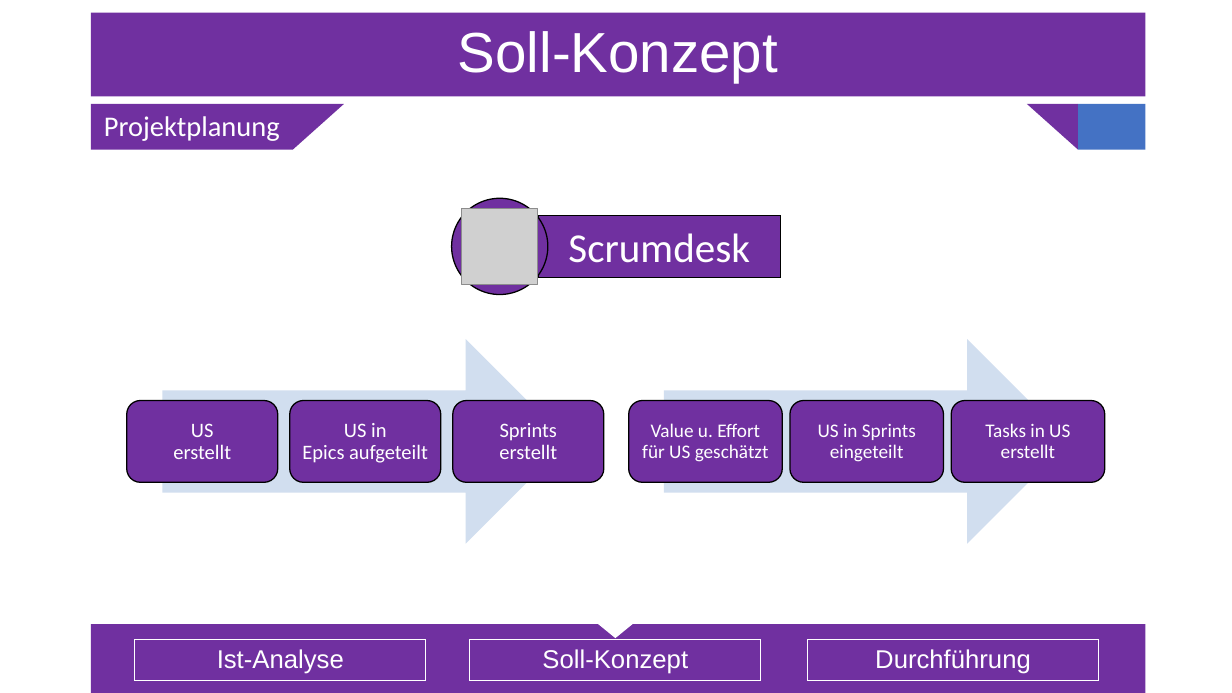
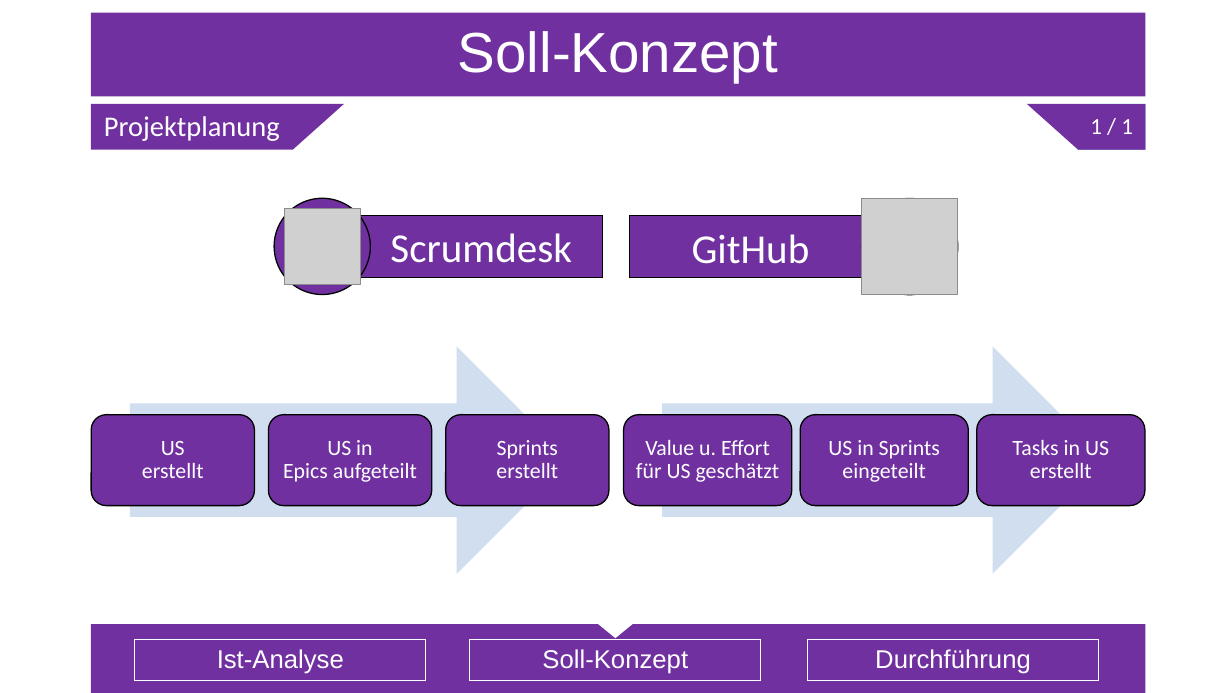
Before and after one commit to Sl0thking/mp_anwen_scrumiverse, a slide deck: slide 13 of Projektdokumentation/7_Abgabe_160511/src/Projektpräsentation.pptx (slide 15 before the commit). Drawn at 1232x693 pixels with LibreOffice and Linux fonts; fonts in the diff are those of the drawing; grey boxes stand for pictures. Boxes give left, top, right and bottom in pixels: in the first picture for what was removed or moved away, otherwise in the second. Text is boxed around its words. In the diff, an @@ line names an element or a change of style, - is before the commit and + after.

```diff
--- a/Projektdokumentation/7_Abgabe_160511/src/Projektpräsentation.pptx
+++ b/Projektdokumentation/7_Abgabe_160511/src/Projektpräsentation.pptx
@@ text added at box(1079, 104, 1146, 150), fill #7030A0, 18 pt, text #FFFFFF @@
+1 / 1
@@ ellipse: place and size @@
-ellipse at box(452, 199, 548, 295)
+ellipse at box(274, 199, 371, 295)
@@ picture: place and size @@
-picture at box(461, 208, 538, 285)
+picture at box(284, 208, 360, 285)
@@ ellipse added at box(861, 199, 958, 295), fill #7030A0, outline #000000 1 pt @@
@@ picture added at box(861, 199, 958, 295) @@
@@ rectangle "Scrumdesk": place and size @@
-rectangle "Scrumdesk" at box(539, 215, 781, 277)
+rectangle "Scrumdesk" at box(360, 215, 603, 277)
@@ rectangle added at box(629, 216, 872, 278), fill #7030A0, outline #000000 1 pt, 32 pt, text #FFFFFF @@
+GitHub
@@ right arrow: place and size @@
-right arrow at box(163, 339, 568, 543)
+right arrow at box(129, 347, 570, 574)
@@ right arrow: place and size @@
-right arrow at box(665, 339, 1070, 543)
+right arrow at box(663, 347, 1107, 574)
@@ rounded rectangle: place and size @@
-rounded rectangle at box(127, 400, 277, 482)
+rounded rectangle at box(91, 415, 255, 506)
@@ rounded rectangle: place and size @@
-rounded rectangle at box(290, 400, 441, 482)
+rounded rectangle at box(269, 415, 433, 506)
@@ rounded rectangle: place and size @@
-rounded rectangle at box(453, 400, 604, 482)
+rounded rectangle at box(445, 415, 609, 506)
@@ rounded rectangle: place and size @@
-rounded rectangle at box(628, 400, 782, 482)
+rounded rectangle at box(624, 415, 792, 506)
@@ rounded rectangle: place and size @@
-rounded rectangle at box(790, 400, 944, 482)
+rounded rectangle at box(800, 415, 969, 506)
@@ rounded rectangle: place and size @@
-rounded rectangle at box(951, 400, 1104, 482)
+rounded rectangle at box(977, 415, 1145, 506)
@@ size 16 to 17 pt in 3 elements at box(496, 440, 558, 478), box(283, 440, 417, 482), box(142, 441, 204, 478) @@
@@ text "US erstellt": place and size @@
-text "US erstellt" at box(173, 423, 231, 459)
+text "US erstellt" at box(142, 441, 204, 478)
@@ text "US in Epics aufgeteilt": place and size @@
-text "US in Epics aufgeteilt" at box(302, 423, 428, 463)
+text "US in Epics aufgeteilt" at box(283, 440, 417, 482)
@@ text "Sprints erstellt": place and size @@
-text "Sprints erstellt" at box(499, 423, 557, 459)
+text "Sprints erstellt" at box(496, 440, 558, 478)
@@ text "Value u. Effort für US ...": place and size @@
-text "Value u. Effort für US ..." at box(642, 423, 769, 462)
+text "Value u. Effort für US ..." at box(636, 440, 780, 482)
@@ text "US in Sprints eingeteilt": place and size @@
-text "US in Sprints eingeteilt" at box(818, 424, 916, 462)
+text "US in Sprints eingeteilt" at box(828, 440, 940, 482)
@@ size 15 to 17 pt in 3 elements at box(636, 440, 780, 482), box(828, 440, 940, 482), box(1012, 440, 1109, 478) @@
@@ text "Tasks in US erstellt": place and size @@
-text "Tasks in US erstellt" at box(985, 423, 1070, 458)
+text "Tasks in US erstellt" at box(1012, 440, 1109, 478)
```
Also in this commit, not shown: 10 other slides changed, 2 slides removed, 4 other files.
